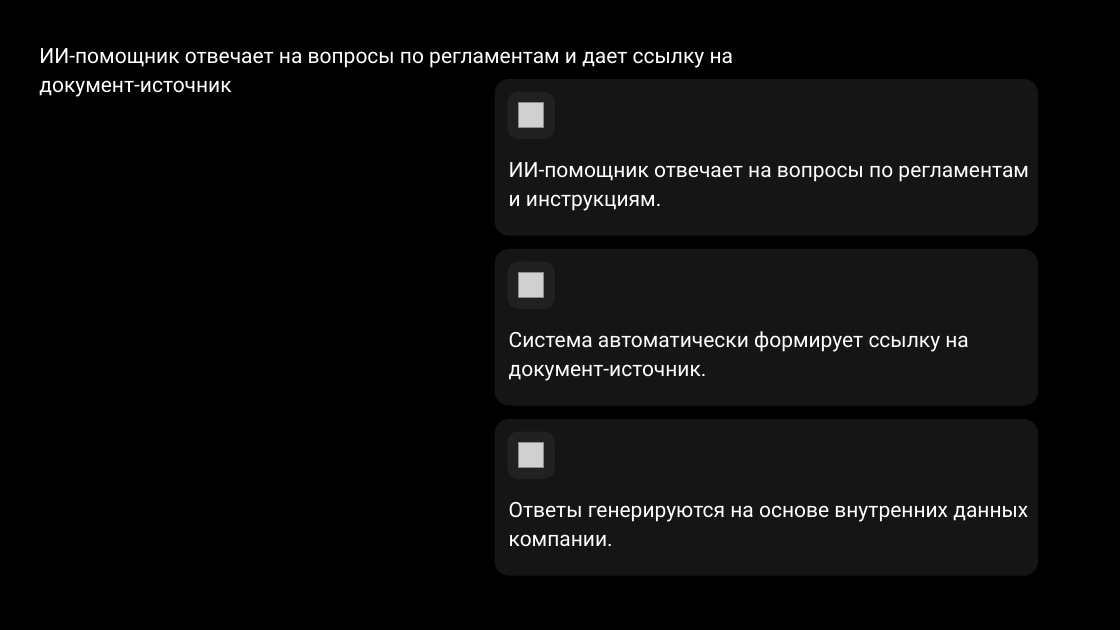
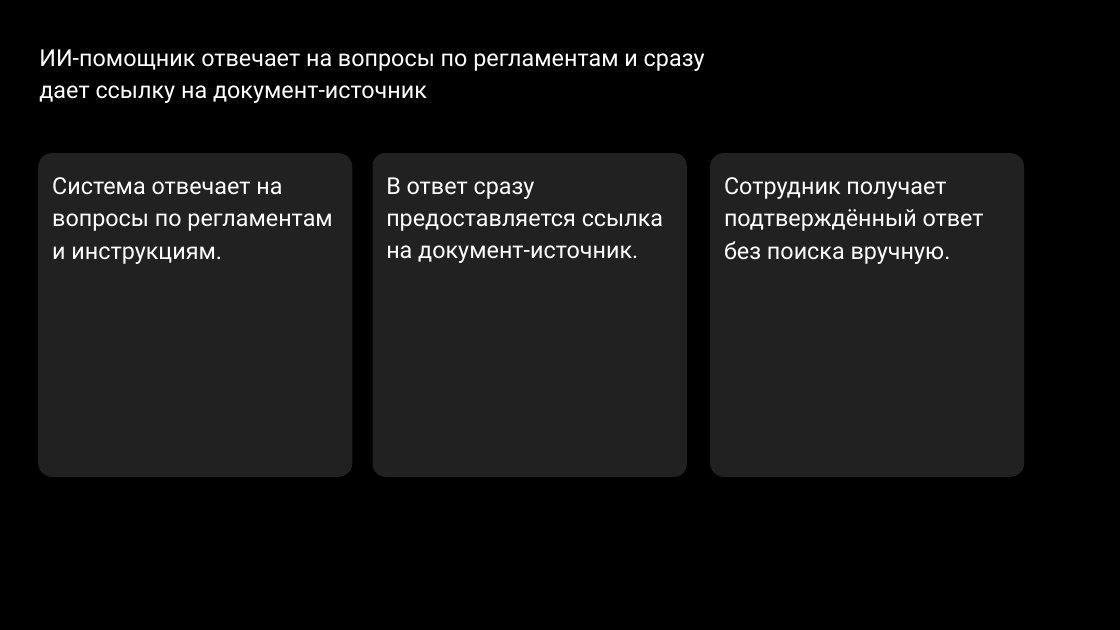
Before and after one commit to temurysega/lct_vk, a slide deck: slide 4 of deliverables/vk-workspace-focus.pptx. Drawn at 1120x630 pixels with LibreOffice and Linux fonts; fonts in the diff are those of the drawing; grey boxes stand for pictures; background and template pictures are left out. Boxes give left, top, right and bottom in pixels: in the first picture for what was removed or moved away, otherwise in the second. Text is boxed around its words. In the diff, an @@ line names an element or a change of style, - is before the commit and + after.

```diff
--- a/deliverables/vk-workspace-focus.pptx
+++ b/deliverables/vk-workspace-focus.pptx
@@ title at (x1=39, y1=49, x2=705, y2=103): text changed; size 18 to 20 pt @@
-ИИ-помощник отвечает на вопросы по регламентам и дает ссылку на документ-источник
+ИИ-помощник отвечает на вопросы по регламентам и сразу дает ссылку на документ-источник
@@ rounded rectangle removed at (x1=507, y1=92, x2=555, y2=139) @@
@@ picture removed at (x1=519, y1=103, x2=544, y2=127) @@
@@ rounded rectangle "Система отвечает на вопросы по ..." resized from (x1=495, y1=79, x2=1038, y2=236) to (x1=38, y1=153, x2=352, y2=476) @@
@@ rounded rectangle "Система отвечает на вопросы по ..." at (x1=38, y1=153, x2=352, y2=476): fill #151515 to #212121; proportions changed @@
@@ text in rounded rectangle at (x1=52, y1=177, x2=332, y2=264): text changed; size 18 to 20 pt @@
-ИИ-помощник отвечает на вопросы по регламентам и инструкциям.
+Система отвечает на вопросы по регламентам и инструкциям.
@@ rounded rectangle added at (x1=373, y1=153, x2=687, y2=476), fill #212121, 20 pt, text #FFFFFF @@
+В ответ сразу предоставляется ссылка на документ-источник.
@@ rounded rectangle added at (x1=710, y1=153, x2=1024, y2=476), fill #212121, 20 pt, text #FFFFFF @@
+Сотрудник получает подтверждённый ответ без поиска вручную.
@@ rounded rectangle removed at (x1=495, y1=249, x2=1038, y2=406) @@
-Система автоматически формирует ссылку на документ-источник.
@@ rounded rectangle removed at (x1=507, y1=261, x2=555, y2=308) @@
@@ picture removed at (x1=519, y1=273, x2=544, y2=297) @@
@@ rounded rectangle removed at (x1=495, y1=419, x2=1038, y2=576) @@
-Ответы генерируются на основе внутренних данных компании.
@@ rounded rectangle removed at (x1=507, y1=432, x2=555, y2=479) @@
@@ picture removed at (x1=519, y1=443, x2=544, y2=467) @@
```
Also in this commit, not shown: 7 other slides changed, 4 slides added, 4 slides removed, 39 other files.
